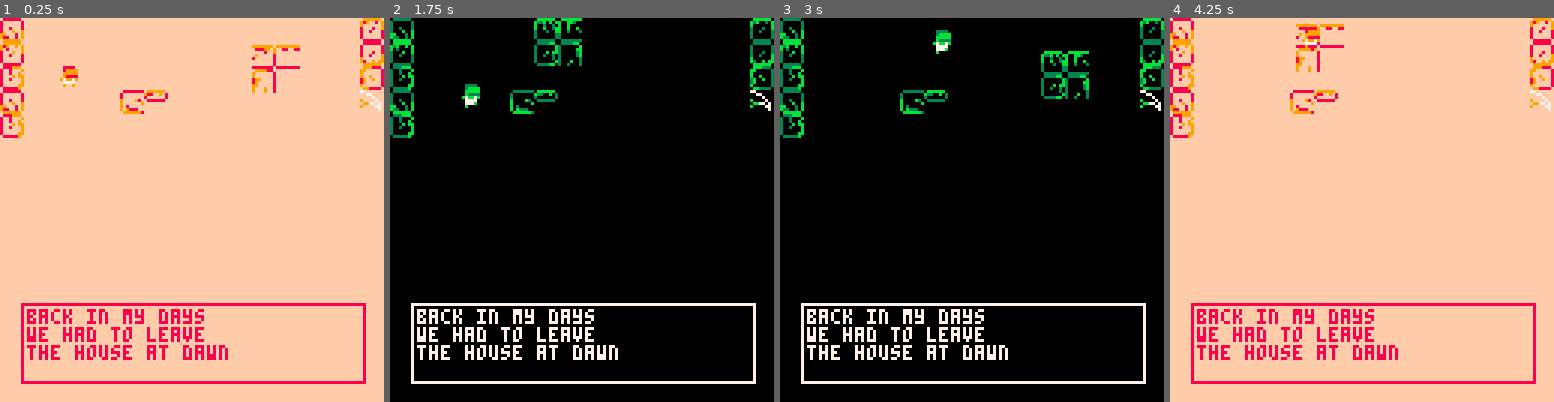
Above: before the commit, frames 1-4 (left to right).
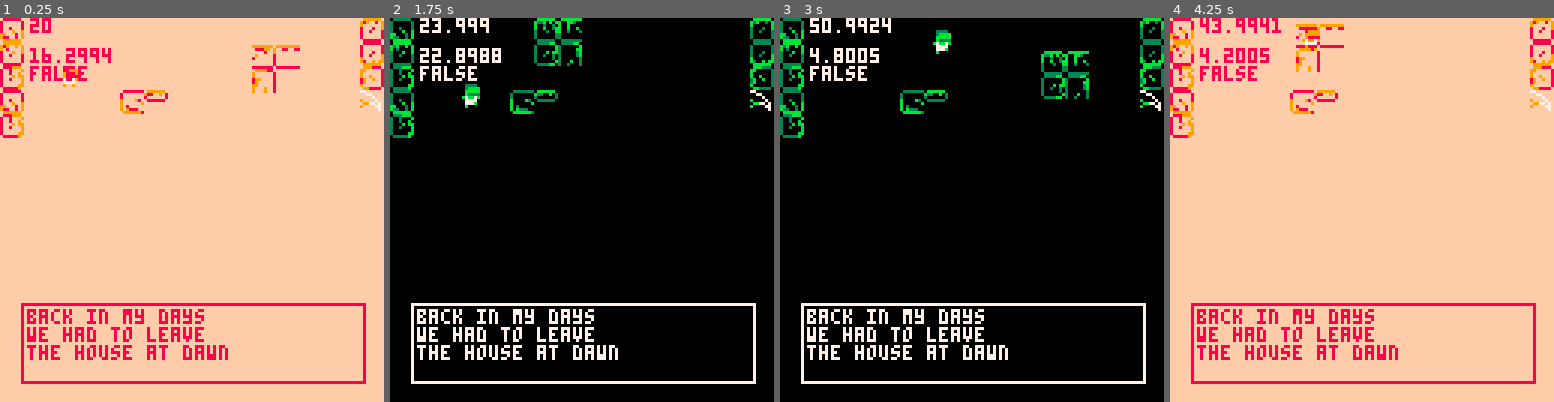
Above: after the commit, the same moments.

Repository: NataliaPrzemylska/milk1-way
Game: PICO-8 cartridge milkjourney.p8
The game is run twice, just before and just after one commit, with the same random seed, the same clock (stepped at 60 frames per second) and the same inputs.
Inputs:
- Up to frame 1 (0.25 s): no input
- Up to frame 2 (1.75 s): tap X (X key) at 0.33, 1.07 s; tap O (Z key) at 0.7, 1.7 s; hold Right from 1.6 s (still down)
- Up to frame 3 (3 s): tap X (X key) at 1.85, 2.97 s; release Right at 2.1 s; tap O (Z key) at 2.1, 2.5, 2.9 s; hold Up 2.15-2.42 s; hold Right from 2.47 s (still down)
- Up to frame 4 (4.25 s): release Right at 3.03 s; hold Left 3.08-3.58 s; tap O (Z key) at 3.3, 3.7, 4.1 s; hold Right from 4.02 s (still down); tap X (X key) at 4.08 s

The runs differ from the first frame. In frame 1, 0.8% of the frame differs, in the area x 7-29%, y 0-17%; in frame 2, 1.0%; in frame 3, 1.0%; in frame 4, 1.0%.

Commit message:
DEBUG vars

Diff:
--- a/main.lua
+++ b/main.lua
@@ -24,6 +24,7 @@
         cls(0)
     end
 
+    draw_level()
     draw_background()
     -- draw a screen of tiles in map
     map(mapX*16, mapY*16, 0, 0, 16, 16)
@@ -35,5 +36,10 @@
             obj.draw(obj)
         end
     end
-    draw_level()
+
+
+    --debug
+    print(player.x,10,0)
+    print(player.y,10,10)
+    print(player.has_milk)
 end
